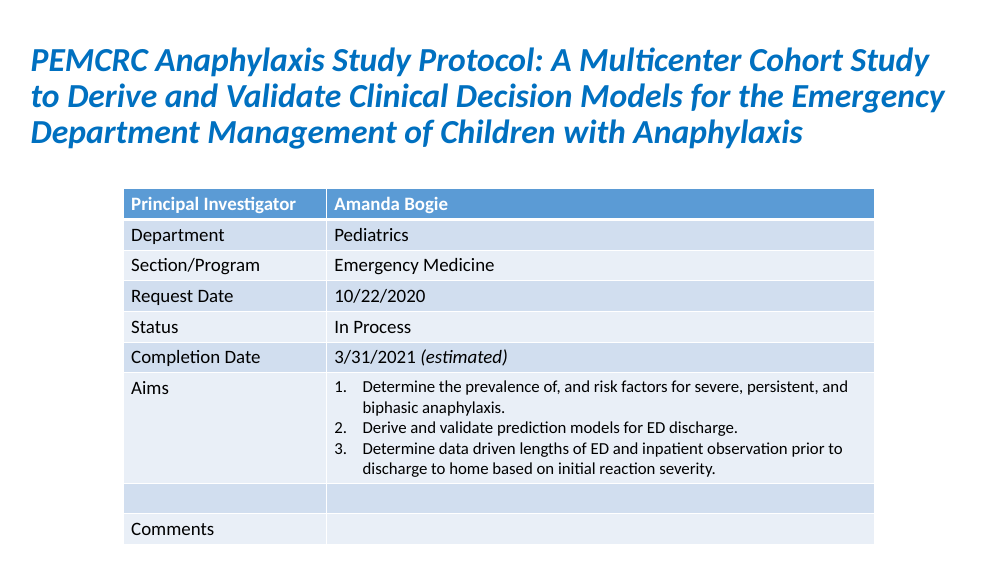
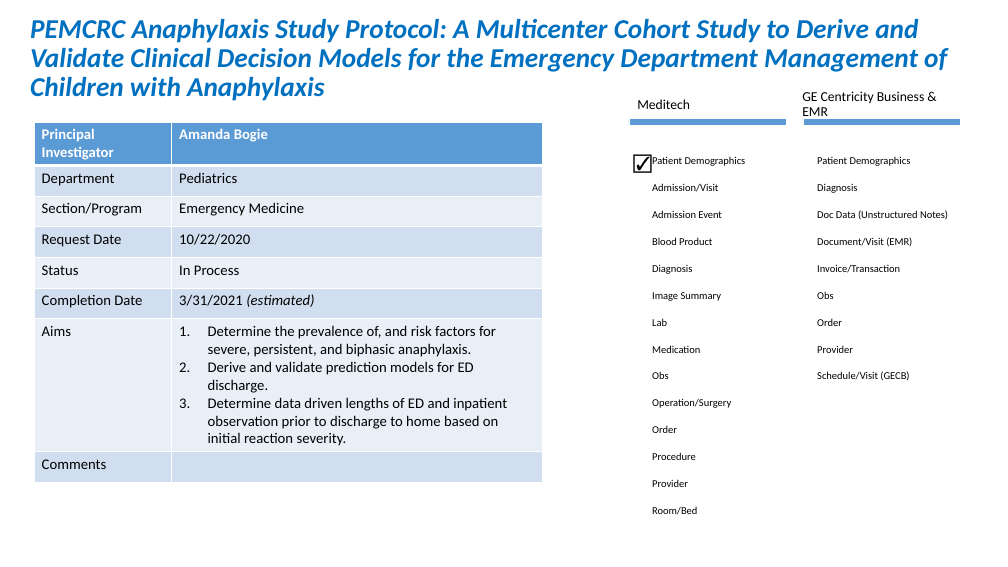
Before and after one commit to OuhscBbmc/prairie-outpost-public, a slide deck: slide 14 of publications/presentation-2021-02-aac/crdw-2021-02.pptx (slide 13 before the commit). Drawn at 1008x567 pixels with LibreOffice and Linux fonts; fonts in the diff are those of the drawing. Boxes give left, top, right and bottom in pixels: in the first picture for what was removed or moved away, otherwise in the second. Text is boxed around its words. In the diff, an @@ line names an element or a change of style, - is before the commit and + after.

```diff
--- a/publications/presentation-2021-02-aac/crdw-2021-02.pptx
+++ b/publications/presentation-2021-02-aac/crdw-2021-02.pptx
@@ title "PEMCRC Anaphylaxis Study Protocol: A ...": place and size @@
-title "PEMCRC Anaphylaxis Study Protocol: A ..." at <box>31,47,945,149</box>
+title "PEMCRC Anaphylaxis Study Protocol: A ..." at <box>30,19,947,101</box>
@@ title "PEMCRC Anaphylaxis Study Protocol: A ..." at <box>30,19,947,101</box>: size 32 to 26 pt @@
@@ freeform shape added at <box>629,118,786,125</box>, fill #5B9BD5 @@
@@ freeform shape added at <box>803,118,960,125</box>, fill #5B9BD5 @@
@@ table at <box>34,123,542,480</box> @@
-row 8:  | 
@@ table: place and size @@
-table at <box>124,189,875,543</box>
+table at <box>34,123,542,480</box>
@@ text added at <box>626,147,659,177</box>, 18 pt, text #000000 @@
+☑
@@ group added at <box>635,88,958,525</box>: 25 frees, 21 rectangles @@
+Meditech
+Patient Demographics
+Admission/Visit
+Admission Event
+Blood Product
+Diagnosis
+Image Summary
+Lab
+Medication
+Obs
+Operation/Surgery
+Order
+Procedure
+Provider
+Room/Bed
+GE Centricity Business & EMR
+Patient Demographics
+Diagnosis
+Doc Data (Unstructured Notes)
+Document/Visit (EMR)
+Invoice/Transaction
+Obs
+Order
+Provider
+Schedule/Visit (GECB)
```
Also in this commit, not shown: 7 other slides changed, 14 slides added.
